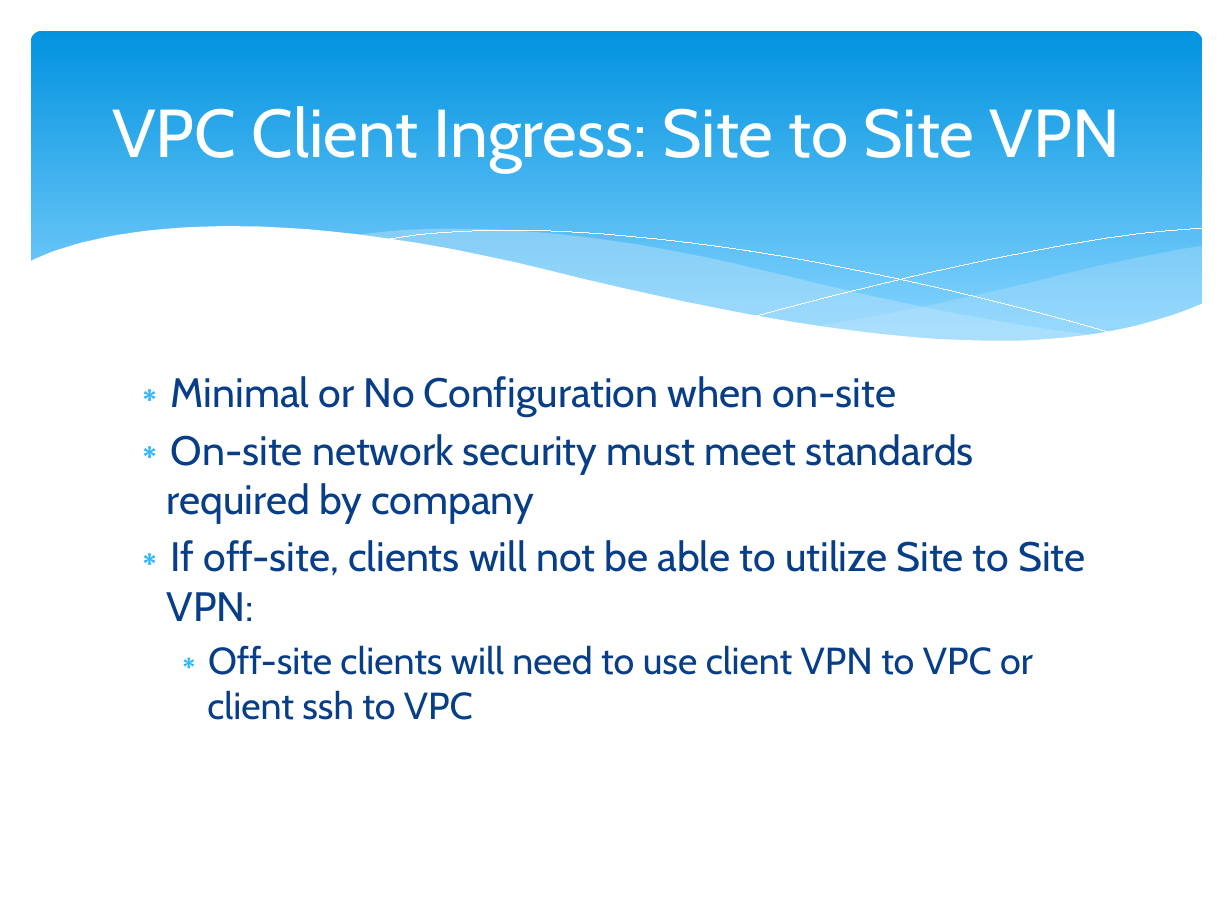
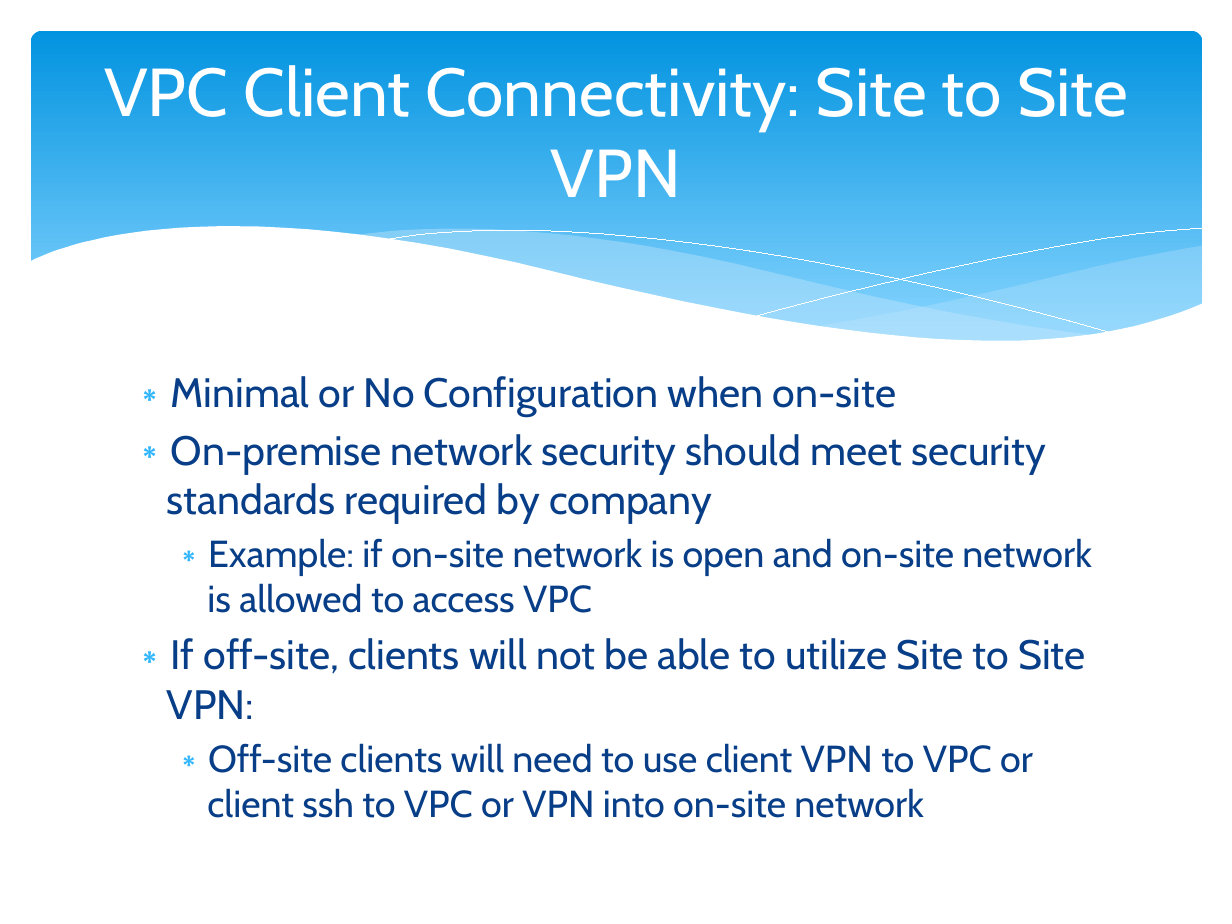
Before and after one commit to cloudavail/awstraining, a slide deck: slide 30 of aws-vpc/aws-vpc.pptx. Drawn at 1232x924 pixels with LibreOffice and Linux fonts; fonts in the diff are those of the drawing. Boxes give left, top, right and bottom in pixels: in the first picture for what was removed or moved away, otherwise in the second. Text is boxed around its words. In the diff, an @@ line names an element or a change of style, - is before the commit and + after.

Commit message:
VPC update - clarify connectivity options

```diff
--- a/aws-vpc/aws-vpc.pptx
+++ b/aws-vpc/aws-vpc.pptx
@@ title at (104,65,1128,197): text changed @@
-VPC Client Ingress: Site to Site VPN
+VPC Client Connectivity: Site to Site VPN
@@ text at (167,434,1092,613): text changed @@
-∗ On-site network security must meet standards required by company
+∗ On-premise network security should meet security standards required by company
+  ∗ Example: if on-site network is open and on-site network is allowed to access VPC
@@ text at (207,743,1033,818): text changed @@
-  ∗ Off-site clients will need to use client VPN to VPC or client ssh to VPC
+  ∗ Off-site clients will need to use client VPN to VPC or client ssh to VPC or VPN into on-site network
```
Also in this commit, not shown: 12 other slides changed.
